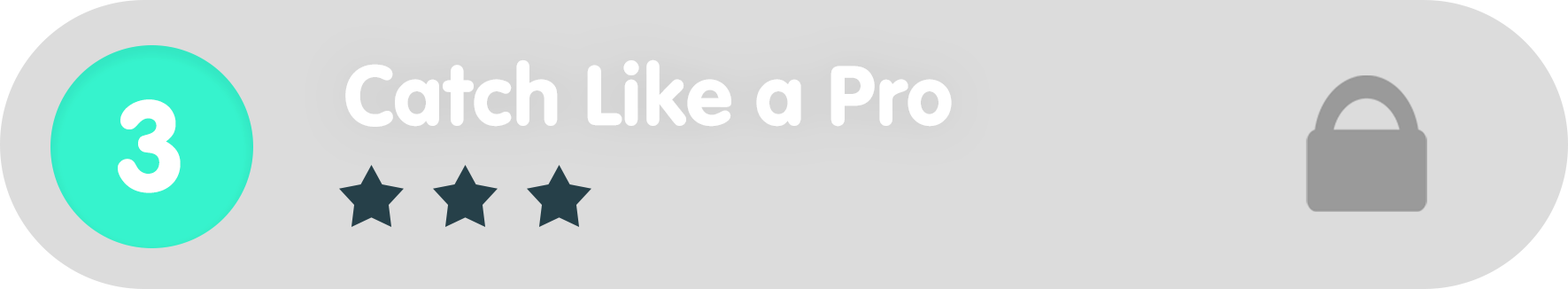
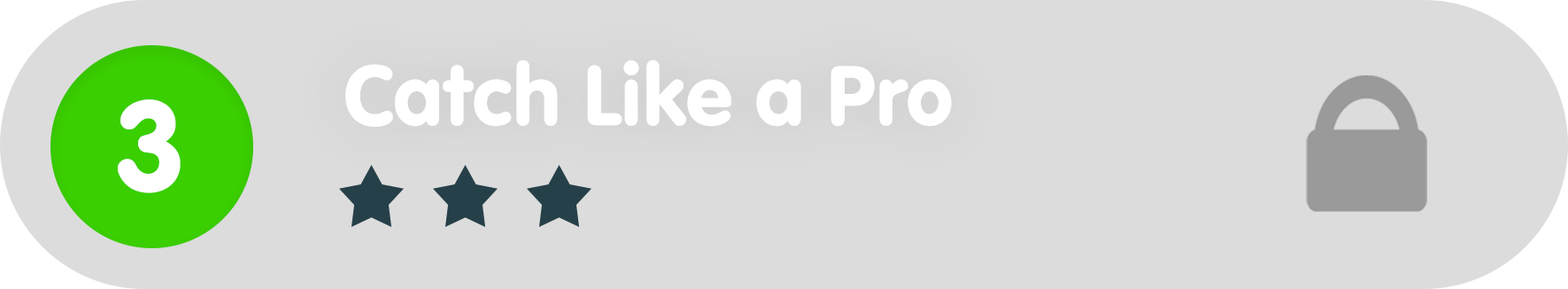
Two versions of the same layered image (1568 x 289). Layer-by-layer changes:
painted on "Ellipse_green" over [left=50, top=45, right=254, bottom=248]
